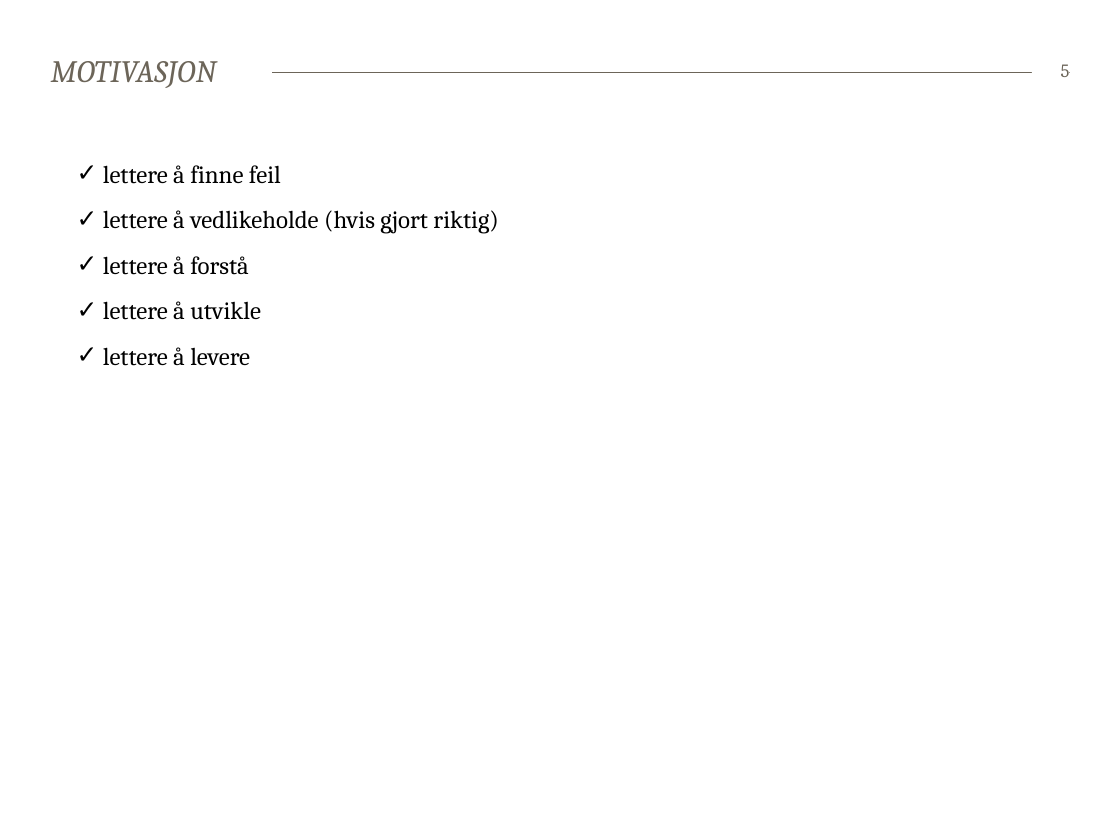
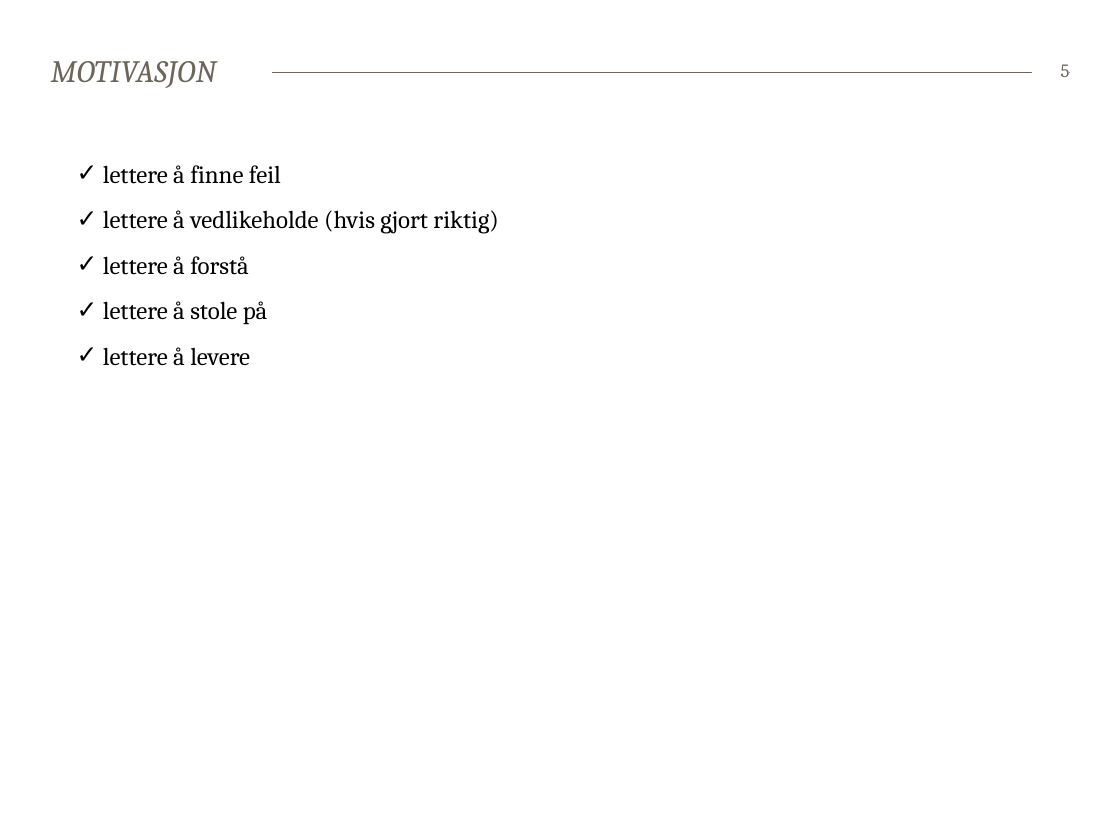
Before and after one commit to bekk/dotnetkurs, a slide deck: slide 5 of tdd/TDD.pptx. Drawn at 1120x840 pixels with LibreOffice and Linux fonts; fonts in the diff are those of the drawing. Boxes give left, top, right and bottom in pixels: in the first picture for what was removed or moved away, otherwise in the second. Text is boxed around its words. In the diff, an @@ line names an element or a change of style, - is before the commit and + after.

Commit message:
Small change to slide

```diff
--- a/tdd/TDD.pptx
+++ b/tdd/TDD.pptx
@@ text at (103,301,268,325): text changed @@
-✓ lettere å utvikle
+✓ lettere å stole på
```
Also in this commit, not shown: 1 other file.
